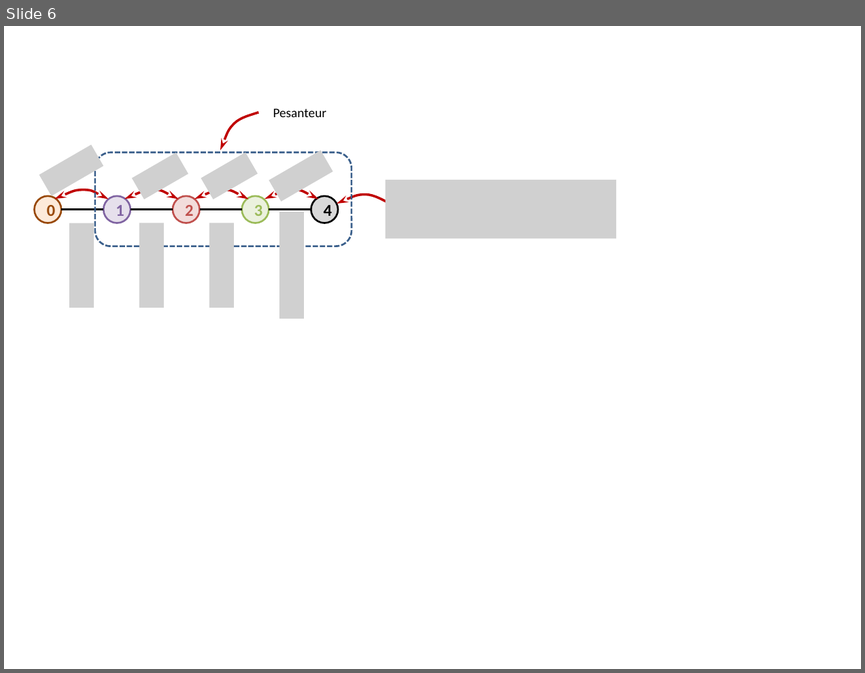
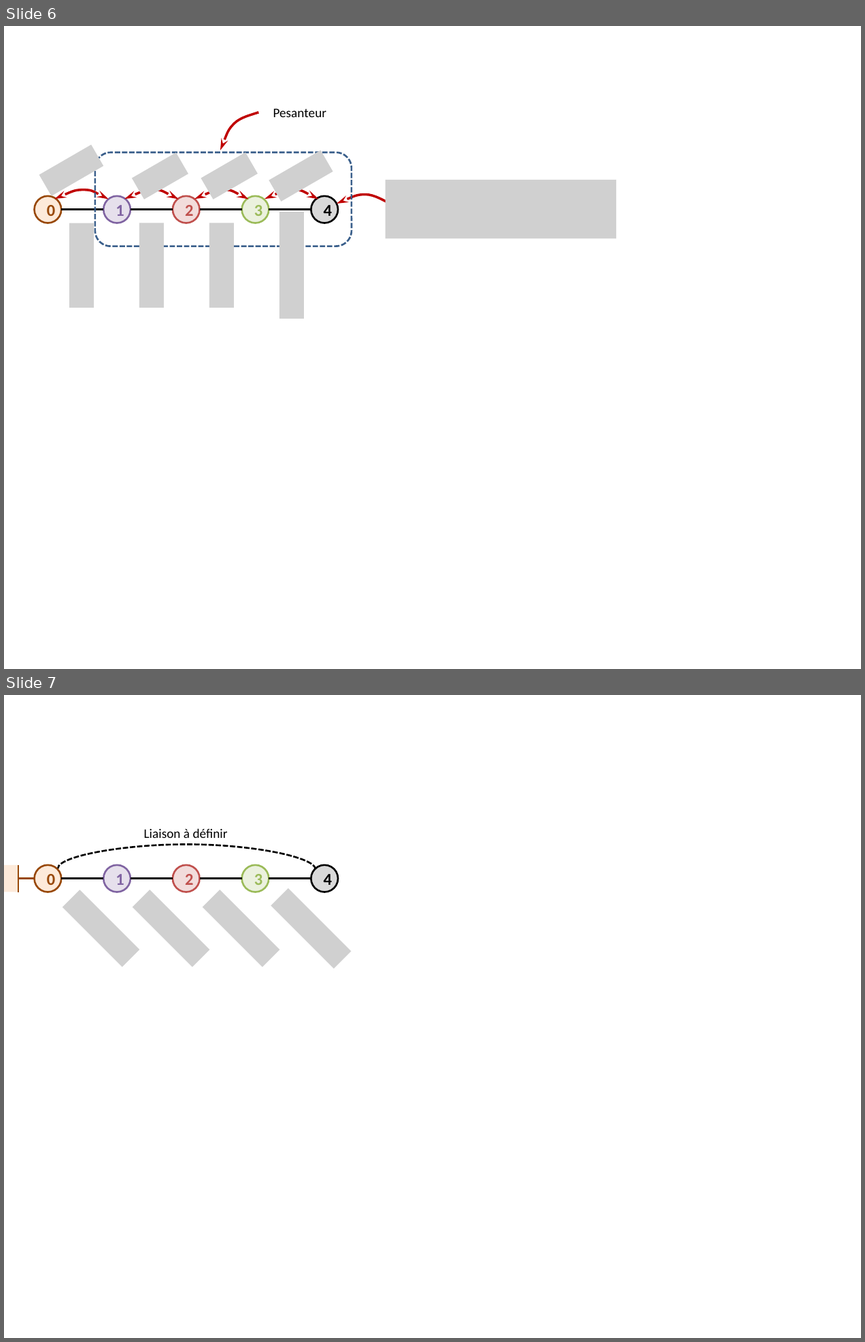
Before and after one commit to xpessoles/Cy_07_PSI_ChaineSolides, a slide deck: Chapitre_02_Hyperstatisme/TD_02_MC2E_TODO/images/Figures.pptx. Shown one above the other, each under a label of ours: slide 6 before the commit, slides 6 and 7 after it. The pictures are 865x673 and 865x1342 pixels, drawn with LibreOffice and Linux fonts; fonts in the diff are those of the drawing; grey boxes stand for pictures. Boxes give left, top, right and bottom in pixels: in the first picture for what was removed or moved away, otherwise in the second. Text is boxed around its words. In the diff, an @@ line names an element or a change of style, - is before the commit and + after.

```diff
--- a/Chapitre_02_Hyperstatisme/TD_02_MC2E_TODO/images/Figures.pptx
+++ b/Chapitre_02_Hyperstatisme/TD_02_MC2E_TODO/images/Figures.pptx
@@ slide 7 added at box(4, 695, 861, 1338), background #FFFFFF @@
@@ text added at box(144, 828, 228, 838), 11 pt, text #000000 @@
+Liaison à définir
@@ curved line added from (316, 870) to (58, 868), #000000 1.5 pt dashed @@
@@ rectangle added at box(4, 864, 18, 892), fill #FDEADA @@
@@ line added from (18, 892) to (18, 864), #984807 1.5 pt @@
@@ ellipse added at box(34, 864, 60, 892), fill #FDEADA, outline #984807 1.5 pt, 14 pt, text #984807, bold @@
+0
@@ ellipse added at box(103, 864, 130, 892), fill #E6E0EC, outline #8064A2 1.5 pt, 14 pt, text #8064A2, bold @@
+1
@@ ellipse added at box(173, 864, 199, 892), fill #F2DCDB, outline #C0504D 1.5 pt, 14 pt, text #C0504D, bold @@
+2
@@ ellipse added at box(242, 864, 269, 892), fill #EBF1DE, outline #9BBB59 1.5 pt, 14 pt, text #9BBB59, bold @@
+3
@@ ellipse added at box(311, 864, 337, 892), fill #D9D9D9, outline #000000 1.5 pt, 14 pt, text #000000, bold @@
+4
@@ line added from (18, 879) to (34, 879), #984807 1.5 pt @@
@@ line added from (61, 879) to (103, 879), #000000 1.5 pt @@
@@ picture added at box(62, 889, 140, 967) @@
@@ line added from (173, 879) to (130, 879), #000000 1.5 pt @@
@@ picture added at box(132, 889, 209, 967) @@
@@ line added from (242, 879) to (199, 879), #000000 1.5 pt @@
@@ picture added at box(202, 889, 279, 967) @@
@@ line added from (311, 879) to (269, 879), #000000 1.5 pt @@
@@ picture added at box(271, 888, 351, 969) @@
```
Also in this commit, not shown: 2 other files.
